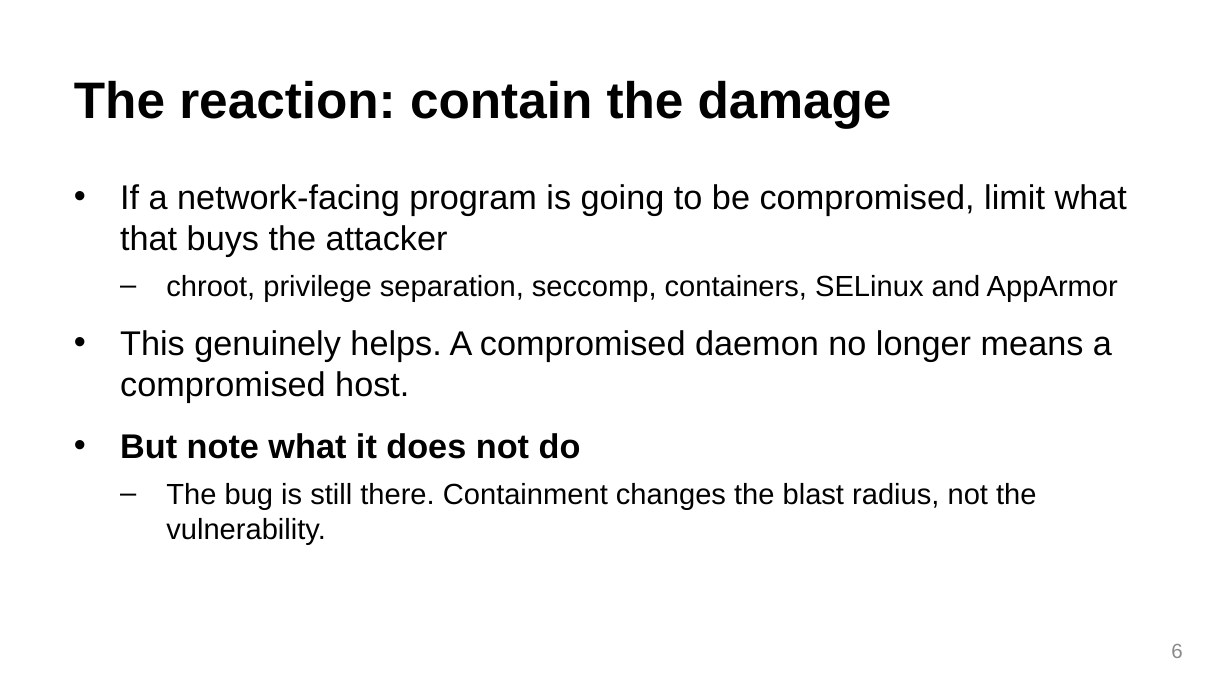
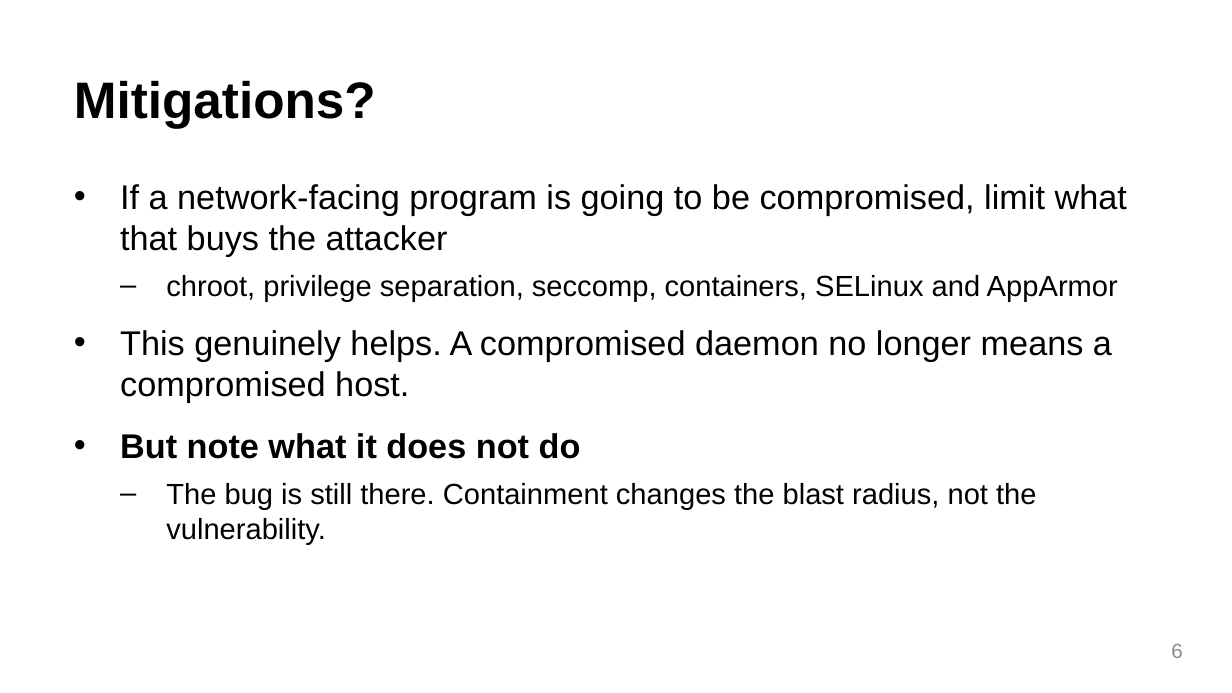
Before and after one commit to Sizvy/CS165_F26_labs, a slide deck: slide 6 of edc_slides/01_cs165-intro.pptx. Drawn at 1232x693 pixels with LibreOffice and Linux fonts; fonts in the diff are those of the drawing. Boxes give left, top, right and bottom in pixels: in the first picture for what was removed or moved away, otherwise in the second. Text is boxed around its words. In the diff, an @@ line names an element or a change of style, - is before the commit and + after.

```diff
--- a/edc_slides/01_cs165-intro.pptx
+++ b/edc_slides/01_cs165-intro.pptx
@@ title at (74,80,376,128): text changed @@
-The reaction: contain the damage
+Mitigations?
```
Also in this commit, not shown: 6 other slides changed, 2 other files.
